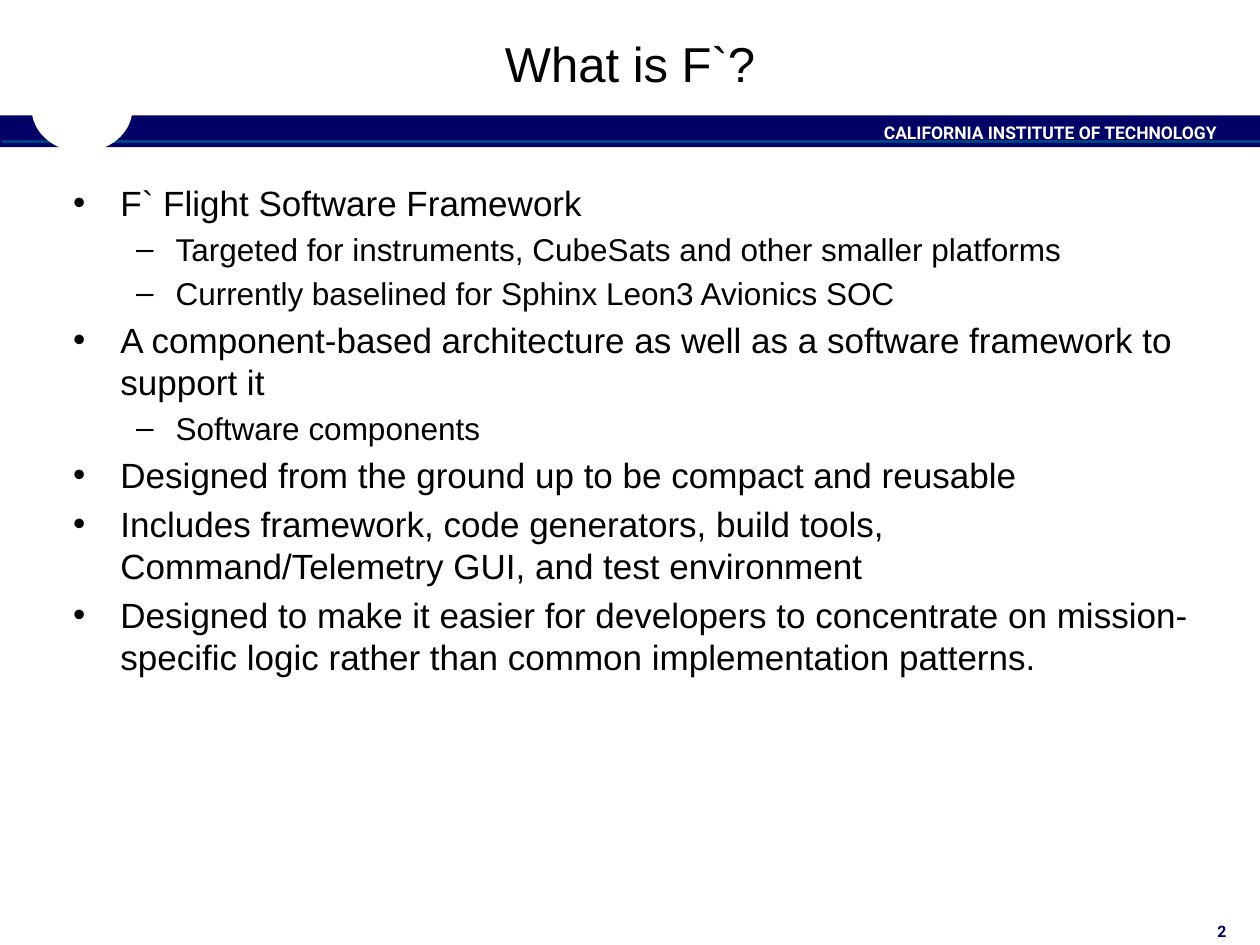
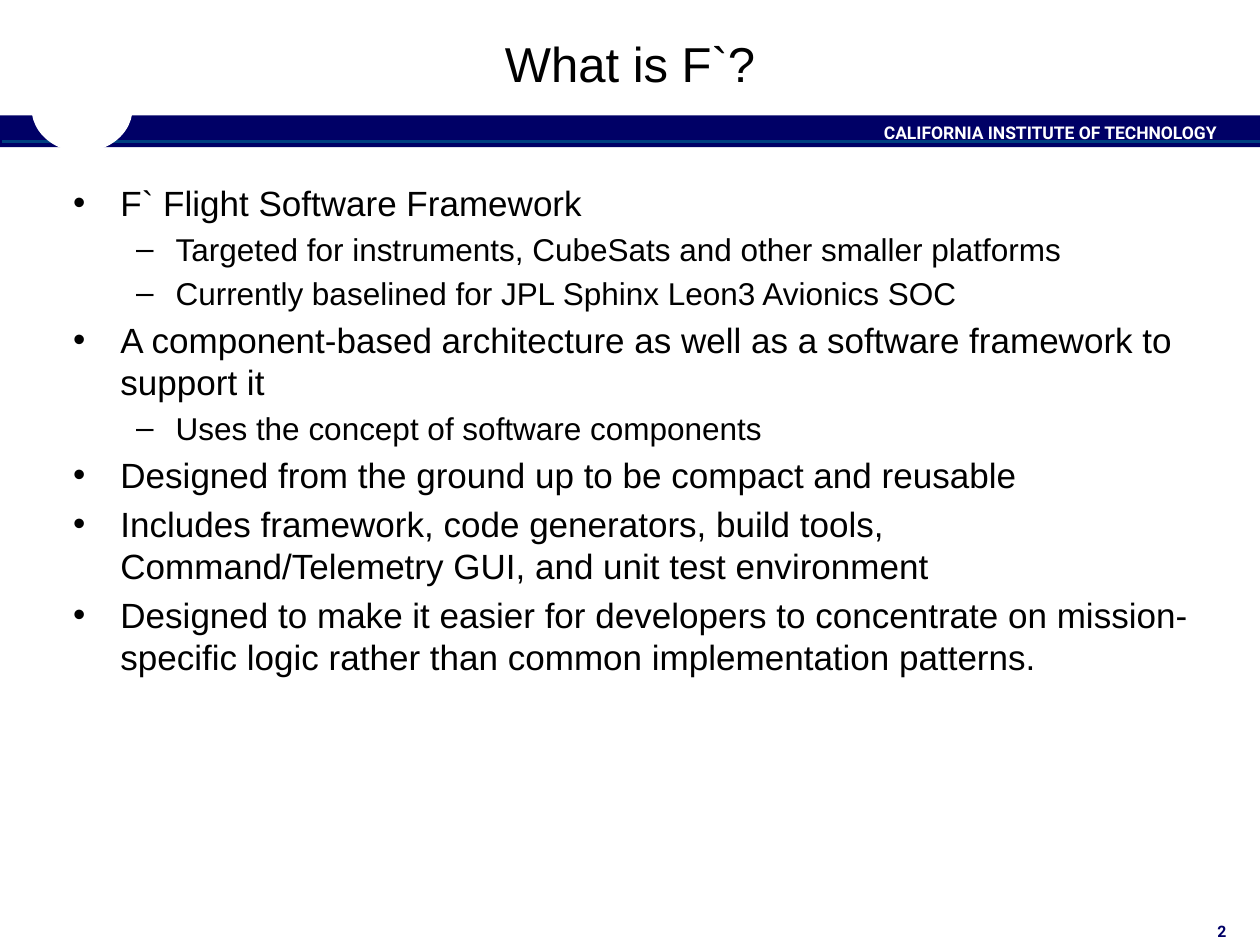
Before and after one commit to christianjeromeilustre/fprime-control, a slide deck: slide 2 of docs/Architecture/FPrimeArchitectureShort.pptx. Drawn at 1260x945 pixels with LibreOffice and Linux fonts; fonts in the diff are those of the drawing; background and template pictures are left out. Boxes give left, top, right and bottom in pixels: in the first picture for what was removed or moved away, otherwise in the second. Text is boxed around its words. In the diff, an @@ line names an element or a change of style, - is before the commit and + after.

```diff
--- a/docs/Architecture/FPrimeArchitectureShort.pptx
+++ b/docs/Architecture/FPrimeArchitectureShort.pptx
@@ text at (x1=176, y1=282, x2=956, y2=311): text changed @@
-  – Currently baselined for Sphinx Leon3 Avionics SOC
+  – Currently baselined for JPL Sphinx Leon3 Avionics SOC
@@ text at (x1=176, y1=417, x2=762, y2=446): text changed @@
-  – Software components
+  – Uses the concept of software components
@@ text at (x1=120, y1=511, x2=929, y2=586): text changed @@
-• Includes framework, code generators, build tools, Command/Telemetry GUI, and test environment
+• Includes framework, code generators, build tools, Command/Telemetry GUI, and unit test environment
```
Also in this commit, not shown: 7 other slides changed, 1 other file.
